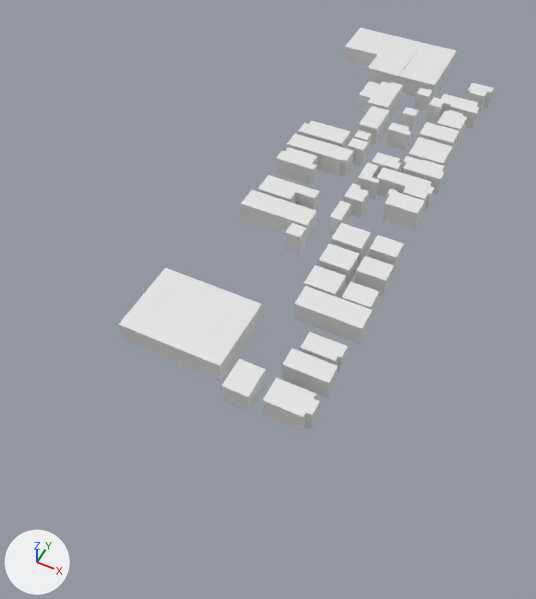
Before and after pictures for a commit that changed the Blender file Assets/BlenderFiles/City.blend.
Camera for both pictures: a 50 mm camera at (-25.0, -47.0, 46.8) aimed at (-45.8, -5.4, -5.2). Lighting does not change. The marker at lower left points along +X, +Y and +Z. The first picture is the older version.
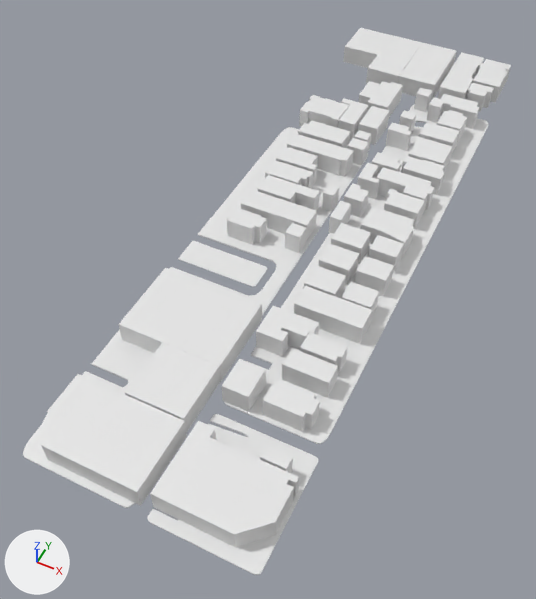
Commit message: Edited city blender file

What differs and where, as boxes [x1, y1, x2, y2] in the pictures (536 x 599 px):
'Cube.044', added
    after: [39, 374, 187, 506]
'Cube.045', added
    after: [150, 421, 299, 547]
'Cube.053', added
    after: [23, 127, 368, 508]
'Cube.054', added
    after: [224, 104, 488, 444]
'Cube.055', added
    after: [147, 414, 318, 575]
'Cube.043', added
    after: [125, 343, 221, 431]
'Cube.050', added
    after: [256, 306, 319, 357]
'Cube.047', added
    after: [361, 206, 414, 258]
'Cube.051', added
    after: [438, 52, 484, 99]
'Cube.042', added
    after: [227, 208, 267, 244]
'Cube.048', added
    after: [299, 95, 349, 128]
'Cube.052', added
    after: [473, 59, 511, 102]
'Cube.041', added
    after: [265, 160, 313, 189]
'Cube.049', added
    after: [338, 98, 369, 140]
'Cube.046', added
    after: [260, 446, 293, 473]
'Cube.040', added
    after: [322, 184, 339, 212]
'Cube.036', moved
    before: [401, 107, 419, 132]
    after: [399, 110, 417, 134]

The change, as a list of edits to the scene's bpy script:
```text
Change ob_cube_036:
    ob_cube_036.location: (-41.7, 20.5, 0.0) -> (-41.7, 19.8, 0.0)
Add ob_cube_055:
    ob_cube_055 = bpy.data.objects.new('Cube.055', me_cube_055)  # 273 vertices, 253 faces; spans x -1.0..1.0, y -1.0..1.01, z -2.28..-1.63
    ob_cube_055.location = (-38.2, -25.7, -0.6)
    ob_cube_055.scale = (4.35, 4.8, 0.213)
Add ob_cube_054:
    ob_cube_054 = bpy.data.objects.new('Cube.054', me_cube_054)  # 274 vertices, 252 faces; spans x -1.0..1.0, y -1.0..1.01, z -2.28..-1.63
    ob_cube_054.location = (-38.3, 2.7, -0.6)
    ob_cube_054.scale = (4.35, 22.5, 0.213)
Add ob_cube_053:
    ob_cube_053 = bpy.data.objects.new('Cube.053', me_cube_053)  # 388 vertices, 367 faces; spans x -1.03..0.97, y -3.68..0.99, z -2.28..-1.63
    ob_cube_053.location = (-48.5, 5.2, -0.6)
    ob_cube_053.scale = (4.95, 9.67, 0.213)
Add ob_cube_052:
    ob_cube_052 = bpy.data.objects.new('Cube.052', me_cube_052)  # 54 vertices, 52 faces; spans x -1.0..1.16, y -8.89..1.0, z -1.0..1.0; in mat_material (white #e7e7e7)
    ob_cube_052.location = (-35.9, 34.0, 0.0)
    ob_cube_052.rotation_euler = (0.0, -3.142, 0.0)  # degrees (0, -180, 0)
    ob_cube_052.scale = (1.46, 0.518, 1.0)
Add ob_cube_051:
    ob_cube_051 = bpy.data.objects.new('Cube.051', me_cube_051)  # 52 vertices, 50 faces; spans x -1.0..1.1, y -13.2..2.6, z -1.0..1.0; in mat_material (white #e7e7e7)
    ob_cube_051.location = (-39.0, 33.3, 0.0)
    ob_cube_051.scale = (1.39, 0.518, 1.0)
Add ob_cube_050:
    ob_cube_050 = bpy.data.objects.new('Cube.050', me_cube_050)  # 34 vertices, 32 faces; spans x -1.08..1.73, y -2.44..1.0, z -1.0..1.0; in mat_material (white #e7e7e7)
    ob_cube_050.location = (-41.0, -11.7, 0.0)
    ob_cube_050.scale = (1.48, 0.888, 1.0)
Add ob_cube_049:
    ob_cube_049 = bpy.data.objects.new('Cube.049', me_cube_049)  # 32 vertices, 30 faces; spans x -2.25..1.0, y -1.22..1.5, z -1.0..1.0; in mat_material (white #e7e7e7)
    ob_cube_049.location = (-47.1, 17.4, 0.0)
    ob_cube_049.scale = (0.892, 1.48, 1.0)
Add ob_cube_048:
    ob_cube_048 = bpy.data.objects.new('Cube.048', me_cube_048)  # 120 vertices, 114 faces; spans x -1.0..1.0, y -1.22..1.0, z -1.0..1.0; in mat_material (white #e7e7e7)
    ob_cube_048.location = (-50.2, 17.3, 0.0)
    ob_cube_048.scale = (2.18, 1.48, 1.0)
Add ob_cube_047:
    ob_cube_047 = bpy.data.objects.new('Cube.047', me_cube_047)  # 30 vertices, 28 faces; spans x -1.76..2.19, y -1.3..1.0, z -1.0..1.0; in mat_material (white #e7e7e7)
    ob_cube_047.location = (-37.9, 2.9, 0.0)
    ob_cube_047.scale = (1.14, 1.43, 1.0)
Add ob_cube_046:
    ob_cube_046 = bpy.data.objects.new('Cube.046', me_cube_046)  # a box spanning x -0.91..0.87, y -0.41..0.29, z -1.0..1.0; in mat_material (white #e7e7e7)
    ob_cube_046.location = (-36.2, -23.2, 0.0)
    ob_cube_046.scale = (1.14, 1.43, 1.0)
Add ob_cube_045:
    ob_cube_045 = bpy.data.objects.new('Cube.045', me_cube_045)  # 44 vertices, 41 faces; spans x -3.19..4.19, y -0.85..1.15, z -1.0..1.0; in mat_material (white #e7e7e7)
    ob_cube_045.location = (-38.9, -26.8, 0.0)
    ob_cube_045.scale = (1.14, 3.21, 1.0)
Add ob_cube_044:
    ob_cube_044 = bpy.data.objects.new('Cube.044', me_cube_044)  # 28 vertices, 26 faces; spans x -1.36..1.0, y -1.0..1.0, z -1.0..1.0; in mat_material (white #e7e7e7)
    ob_cube_044.location = (-47.4, -26.7, 0.0)
    ob_cube_044.scale = (4.0, 3.13, 1.0)
Add ob_cube_043:
    ob_cube_043 = bpy.data.objects.new('Cube.043', me_cube_039.copy())  # the mesh of ob_cube_039
    ob_cube_043.location = (-46.1, -20.8, 0.0)
    ob_cube_043.scale = (2.56, 2.65, 1.0)
Add ob_cube_042:
    ob_cube_042 = bpy.data.objects.new('Cube.042', me_cube_042)  # 30 vertices, 28 faces; spans x -1.13..1.45, y -1.0..1.0, z -1.0..1.0; in mat_material (white #e7e7e7)
    ob_cube_042.location = (-49.7, -2.4, 0.0)
    ob_cube_042.scale = (1.3, 0.984, 1.0)
Add ob_cube_041:
    ob_cube_041 = bpy.data.objects.new('Cube.041', me_cube_041)  # 24 vertices, 22 faces; spans x -1.0..1.39, y -1.0..1.0, z -1.0..1.0; in mat_material (white #e7e7e7)
    ob_cube_041.location = (-49.2, 5.4, 0.0)
    ob_cube_041.scale = (1.75, 1.08, 1.0)
Add ob_cube_040:
    ob_cube_040 = bpy.data.objects.new('Cube.040', me_cube_039.copy())  # the mesh of ob_cube_039
    ob_cube_040.location = (-44.2, 4.8, 0.0)
    ob_cube_040.scale = (0.527, 0.73, 1.0)
```
